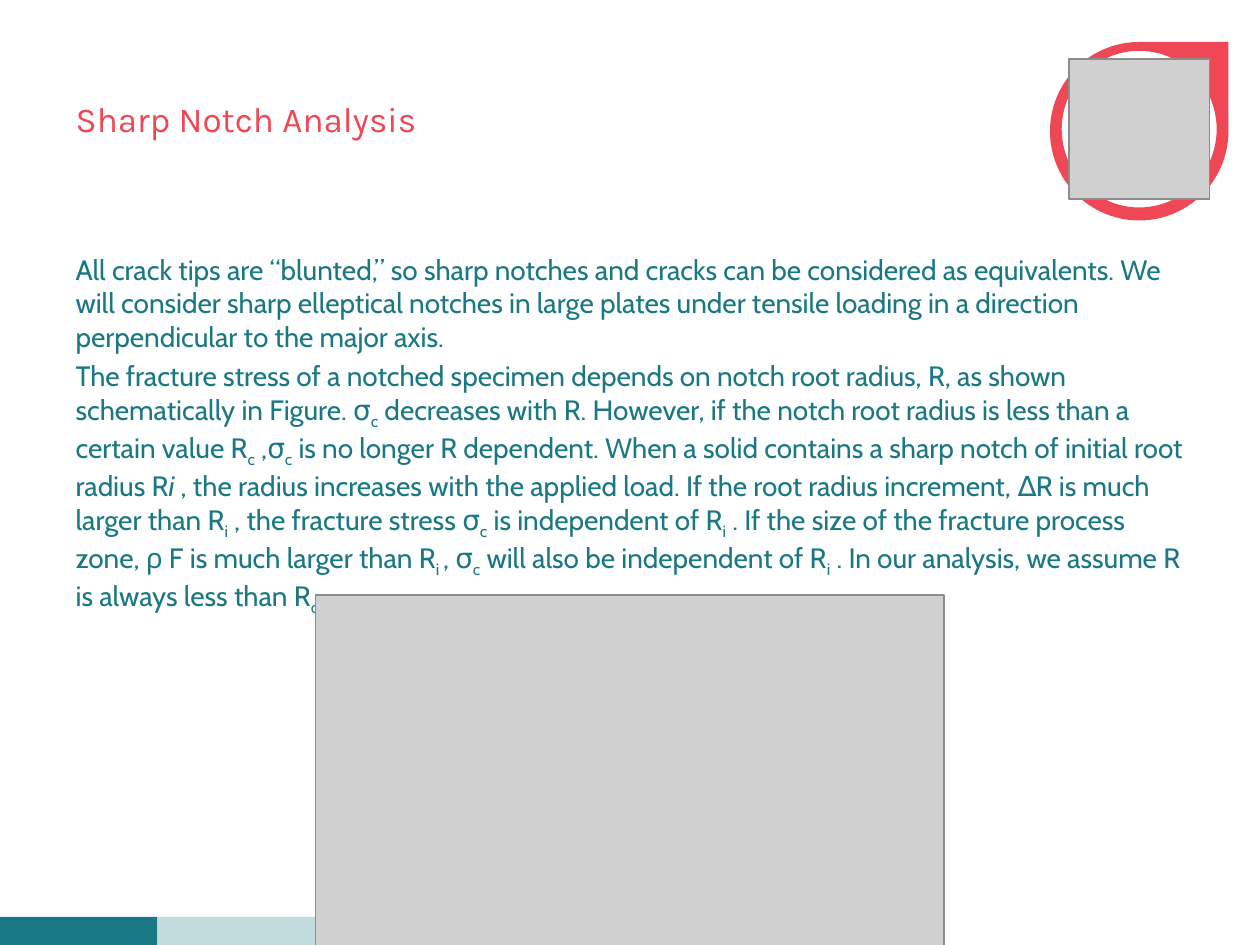
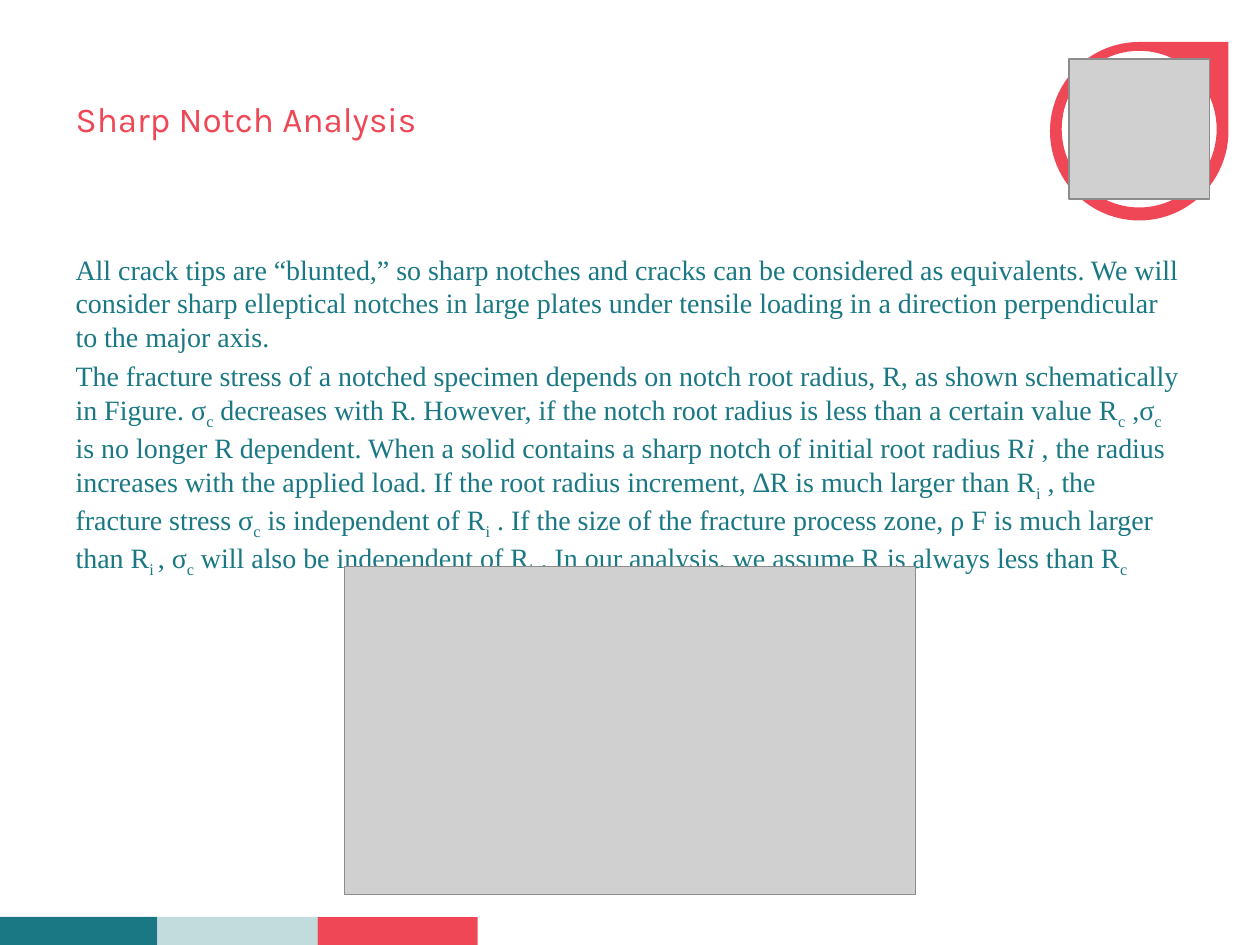
Before and after one commit to Abhinandan1996/seminar, a slide deck: slide 8 of seminar.pptx. Drawn at 1260x945 pixels with LibreOffice and Linux fonts; fonts in the diff are those of the drawing; grey boxes stand for pictures; background and template pictures are left out. Boxes give left, top, right and bottom in pixels: in the first picture for what was removed or moved away, otherwise in the second. Text is boxed around its words. In the diff, an @@ line names an element or a change of style, - is before the commit and + after.

```diff
--- a/seminar.pptx
+++ b/seminar.pptx
@@ text "All crack tips are “blunted,” ..." at bbox=[76, 260, 1178, 574]: font Cabin to Times New Roman @@
@@ picture: place and size @@
-picture at bbox=[316, 595, 945, 945]
+picture at bbox=[344, 567, 915, 895]
```
Also in this commit, not shown: 12 other slides changed, 6 slides added, 1 slide removed, 6 other files.
